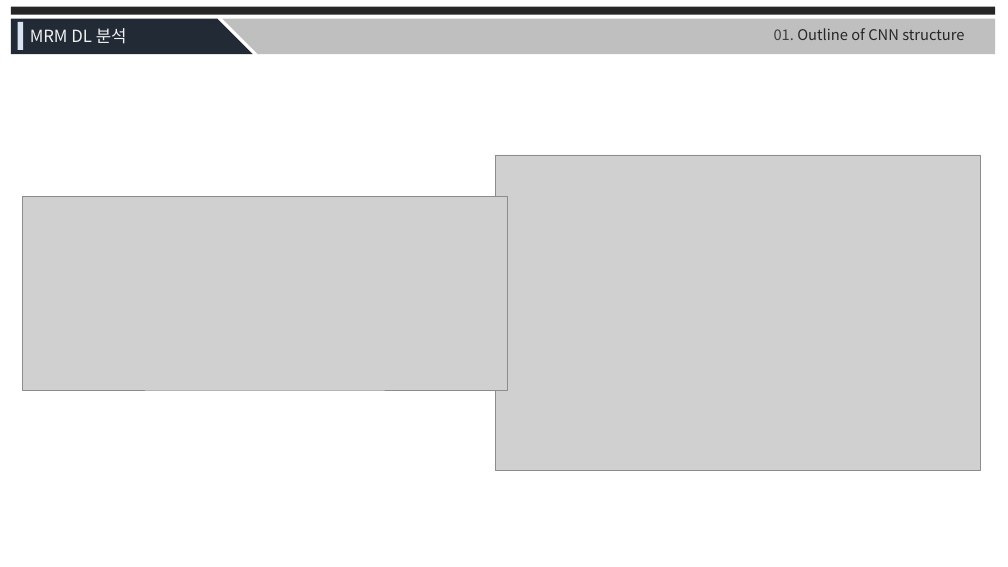
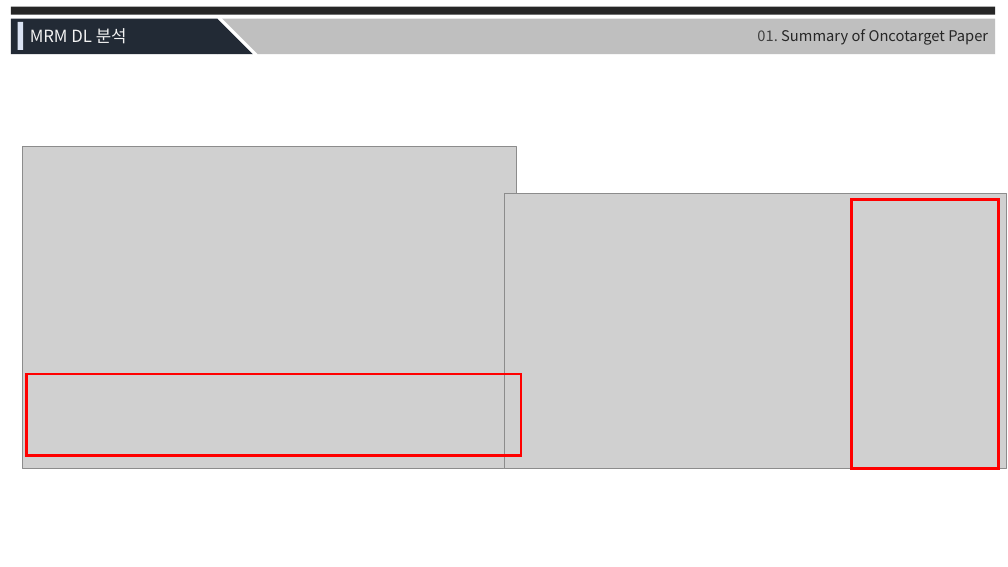
Before and after one commit to JaneeChoi/Biostatistics, a slide deck: slide 4 of MRM/Presentation Slides/MRM_DL_210819.pptx (slide 5 before the commit). Drawn at 1008x567 pixels with LibreOffice and Linux fonts; fonts in the diff are those of the drawing; grey boxes stand for pictures. Boxes give left, top, right and bottom in pixels: in the first picture for what was removed or moved away, otherwise in the second. Text is boxed around its words. In the diff, an @@ line names an element or a change of style, - is before the commit and + after.

```diff
--- a/MRM/Presentation Slides/MRM_DL_210819.pptx
+++ b/MRM/Presentation Slides/MRM_DL_210819.pptx
@@ text at (x1=757, y1=29, x2=988, y2=45): text changed @@
-01. Outline of CNN structure
+01. Summary of Oncotarget Paper
@@ picture resized from (x1=23, y1=197, x2=507, y2=390) to (x1=23, y1=147, x2=517, y2=469) @@
@@ picture resized from (x1=495, y1=155, x2=980, y2=471) to (x1=504, y1=193, x2=1007, y2=469) @@
@@ rectangle added at (x1=851, y1=200, x2=998, y2=469), outline #FF0000 2.25 pt @@
@@ rectangle added at (x1=26, y1=374, x2=521, y2=455), outline #FF0000 2.25 pt @@
```
Also in this commit, not shown: 9 other slides changed, 5 slides added, 12 slides removed, 7 other files.
